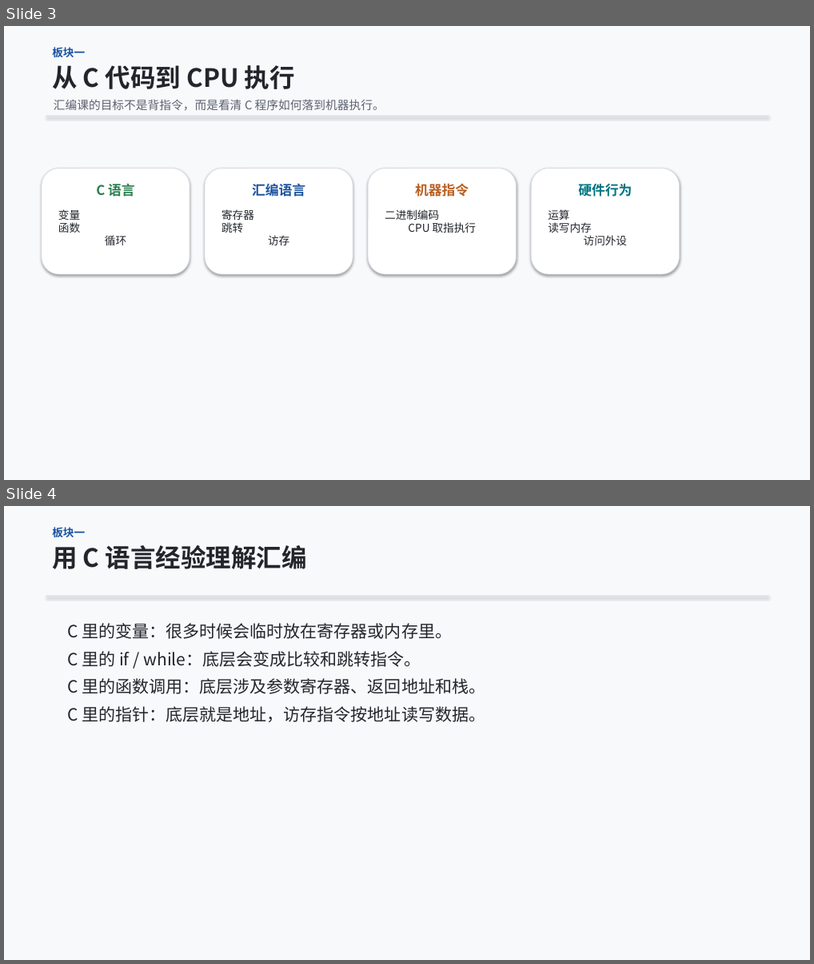
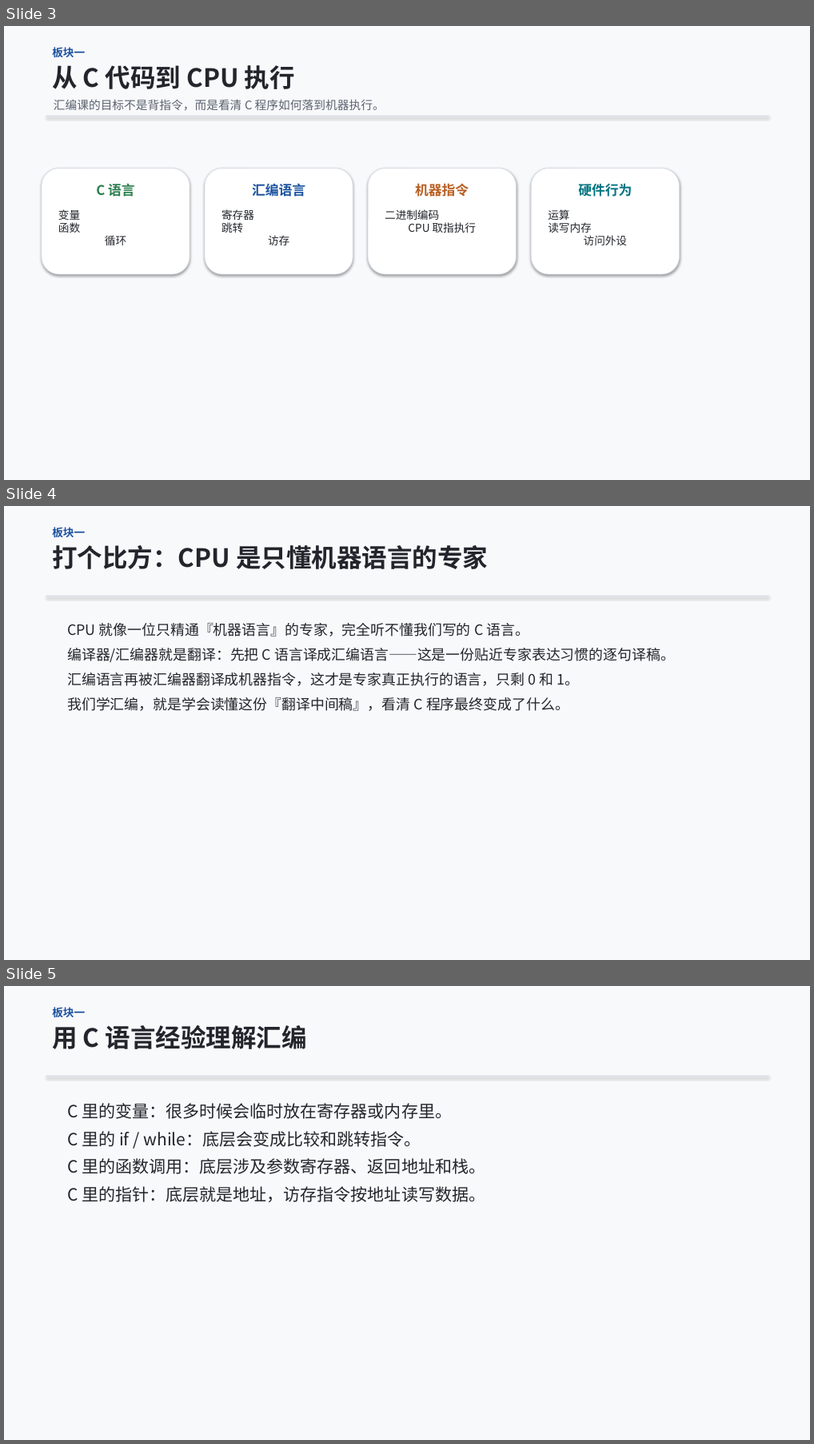
Before and after one commit to cxi218447-byte/miniOS, a slide deck: docs/week01/week01_qemu_hello_course.pptx. Shown one above the other, each under a label of ours: slides 3 and 4 before the commit, slides 3, 4 and 5 after it. The pictures are 814x964 and 814x1444 pixels, drawn with LibreOffice and Linux fonts; fonts in the diff are those of the drawing. Boxes give left, top, right and bottom in pixels: in the first picture for what was removed or moved away, otherwise in the second. Text is boxed around its words. In the diff, an @@ line names an element or a change of style, - is before the commit and + after.

```diff
--- a/docs/week01/week01_qemu_hello_course.pptx
+++ b/docs/week01/week01_qemu_hello_course.pptx
@@ slide 4 added at [4, 506, 810, 960], background #F8F9FB @@
@@ text added at [52, 527, 85, 538], 13 pt, text #1C53A0, bold @@
+板块一
@@ text added at [52, 545, 488, 569], 30 pt, text #22252B, bold @@
+打个比方：CPU 是只懂机器语言的专家
@@ rectangle added at [46, 596, 770, 596], fill #D8DDE6 @@
@@ text added at [67, 623, 675, 711], 17 pt, text #22252B @@
+CPU 就像一位只精通『机器语言』的专家，完全听不懂我们写的 C 语言。
+编译器/汇编器就是翻译：先把 C 语言译成汇编语言——这是一份贴近专家表达习惯的逐句译稿。
+汇编语言再被汇编器翻译成机器指令，这才是专家真正执行的语言，只剩 0 和 1。
+我们学汇编，就是学会读懂这份『翻译中间稿』，看清 C 程序最终变成了什么。
@@ what was slide 4 is now slide 5 @@
```
Also in this commit, not shown: 2 slides changed, 4 other slides added, 1 other file.
